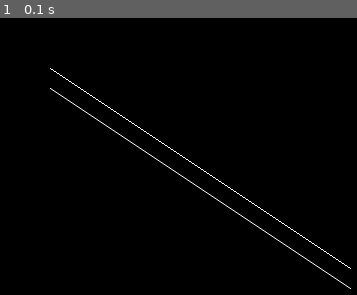
Above: before the commit, frame 1.
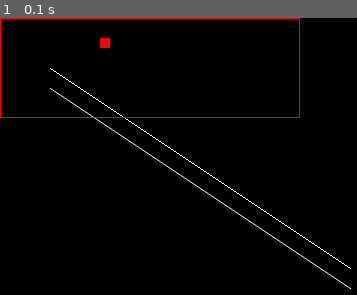
Above: after the commit, the same moment.

Repository: realpatato/pygame-anti-alias
Game: pygame game, started from output.py
Two runs of this game, one before a commit and one after it. Both use one fixed random seed, a clock stepped at 60 frames per second and the inputs below.
Inputs:
- Up to frame 1 (0.1 s): no input

The runs differ from the first frame. In frame 1, 0.9% of the frame differs, in the area x 0-85%, y 0-37%.

Commit message:
creating shapes

Diff:
--- a/output.py
+++ b/output.py
@@ -2,6 +2,7 @@
 ''' IMPORTS '''
 #needed for outputting visual
 import pygame
+import surface_creator as sc
 
 ''' PYGAME SETUP '''
 #initiates the pygame module
@@ -14,6 +15,9 @@
 screen = pygame.display.set_mode((screen_width, screen_height))
 #changes the caption of the screen
 pygame.display.set_caption("anti-aliasing testing")
+
+surf_array = sc.create_surf_array(300, 100)
+drawing = sc.create_surface(surf_array)
 
 ''' GAME LOOP SETUP '''
 #clock for controlling frame rate
@@ -38,6 +42,10 @@
     # Anti-aliased line
     pygame.draw.aaline(screen, (255, 255, 255), (50, 70), (350, 270))
 
+    screen.blit(drawing, (0, 0))
+
+    pygame.draw.rect(screen, (255, 0, 0), drawing.get_rect(), 1)
+
     #update the screen
     pygame.display.update()
 
--- /dev/null
+++ b/surface_creator.py
@@ -0,0 +1,26 @@
+''' SURFACE_CREATOR.PY - Used to create the surfaces that the module outputs '''
+''' IMPORTS '''
+import numpy as np
+import pygame as pg
+
+def create_surf_array(width, height):
+    ''' Function used to create the a surface array which will store the shape. '''
+    #creates an array full of small lists representing pixels
+    #the pixels store rgba values
+    surf_array = np.zeros((width, height, 4), dtype=np.uint8)
+    for i in range(10):
+        for k in range(10):
+            surf_array[i + 100][k + 20] = [255, 0, 0, 255]
+    #returns the array
+    return surf_array
+
+def create_surface(surf_array):
+    ''' Function which converts a surf array to a surface '''
+    #creates a copy of the surfarray, but the height and width are swapped
+    surf_swapped = surf_array.swapaxes(0, 1).copy()
+    #gets the height and width of the surf array
+    height, width = surf_swapped.shape[:2]
+    #creates the surface, converts array to bytes, uses its size, and uses rgba, converting to alpha to have the a shown
+    surface = pg.image.frombuffer(surf_swapped.tobytes(), (width, height), "RGBA").convert_alpha()
+    #returns newly created surface
+    return surface
